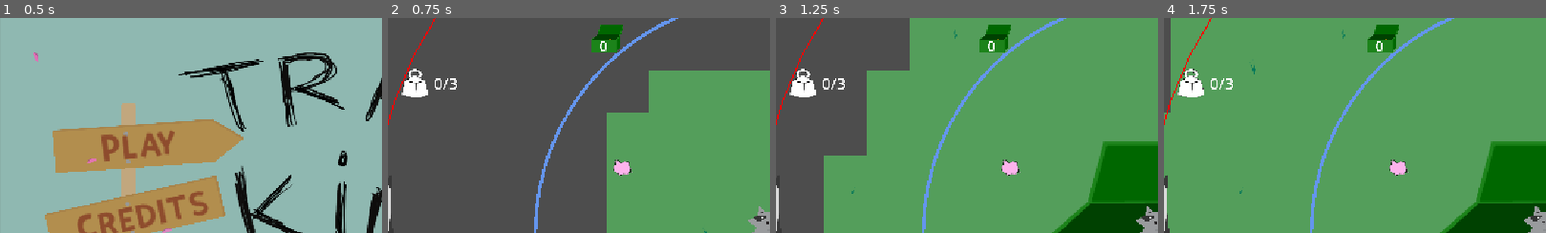
Above: before the commit, frames 1-4 (left to right).
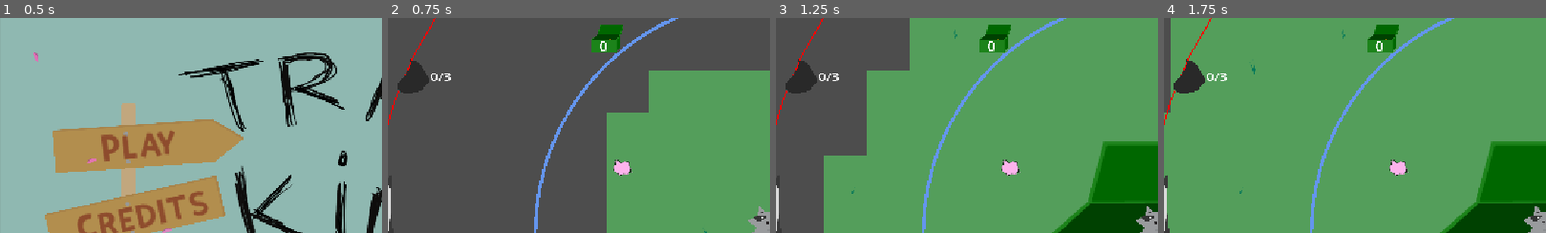
Above: after the commit, the same moments.

Repository: Lu-ni/upsi-jam-6
Game: Godot game, scene res://scenes/MainMenu.tscn
The game is run twice, just before and just after one commit, with the same random seed, the same clock (stepped at 60 frames per second) and the same inputs. The engine's default icon, where the game draws it, is replaced by a stand-in: a white triangle on a blue panel in a dark square. Sound files missing from this copy of the repository are replaced by a short silence.
Inputs (mouse positions are % of the whole screen's width and height, from its top left):
- Up to frame 1 (0.5 s): no input
- Up to frame 2 (0.75 s): click "Play" at 0.5 s
- Up to frame 3 (1.25 s): no input
- Up to frame 4 (1.75 s): tap Enter at 1.25 s; move the mouse to (72, 45) at 1.27 s; hold Right (shop_right) from 1.28 s (still down); tap N (next_track) at 1.35 s; tap Down (shop_buy) at 1.52 s
The pictures show only the part of the screen within x 0-50%, y 0-50%; the shares and areas given below are measured in that part.

Frame 1 is identical in both runs. In frame 2, 1.1% of the frame differs, in the area x 2-18%, y 19-37%; in frame 3, 1.1%; in frame 4, 1.1%.

Commit message:
POKITOES

Diff:
--- a/scenes/HUD.tscn
+++ b/scenes/HUD.tscn
@@ -2,7 +2,7 @@
 
 [ext_resource type="Script" uid="uid://7egxrwvyqgyn" path="res://scripts/hud.gd" id="1_fls4u"]
 [ext_resource type="Texture2D" uid="uid://t17t3iqkesbp" path="res://icon.svg" id="1_qpvh6"]
-[ext_resource type="Texture2D" uid="uid://c3xvahy864geu" path="res://assets/icons/pods.png" id="3_1etfg"]
+[ext_resource type="Texture2D" uid="uid://ckdfdgeevsmxr" path="res://assets/sprites/Menu/new/trash2.png" id="3_nysna"]
 [ext_resource type="Texture2D" uid="uid://bjqu23rdcmm5g" path="res://assets/sprites/bin-sprite-sheet.png" id="4_nysna"]
 [ext_resource type="Texture2D" uid="uid://dw6lj2fnwtmn0" path="res://assets/sprites/hub/clock2.png" id="5_nysna"]
 
@@ -27,9 +27,9 @@
 expand_mode = 2
 
 [node name="Weight" type="Sprite2D" parent="." unique_id=880909006]
-position = Vector2(41.000004, 99.00001)
-scale = Vector2(0.255, 0.255)
-texture = ExtResource("3_1etfg")
+position = Vector2(38.293755, 88.33125)
+scale = Vector2(0.22982557, 0.18013154)
+texture = ExtResource("3_nysna")
 
 [node name="Label" type="Label" parent="Weight" unique_id=497785977]
 offset_left = 109.67743
